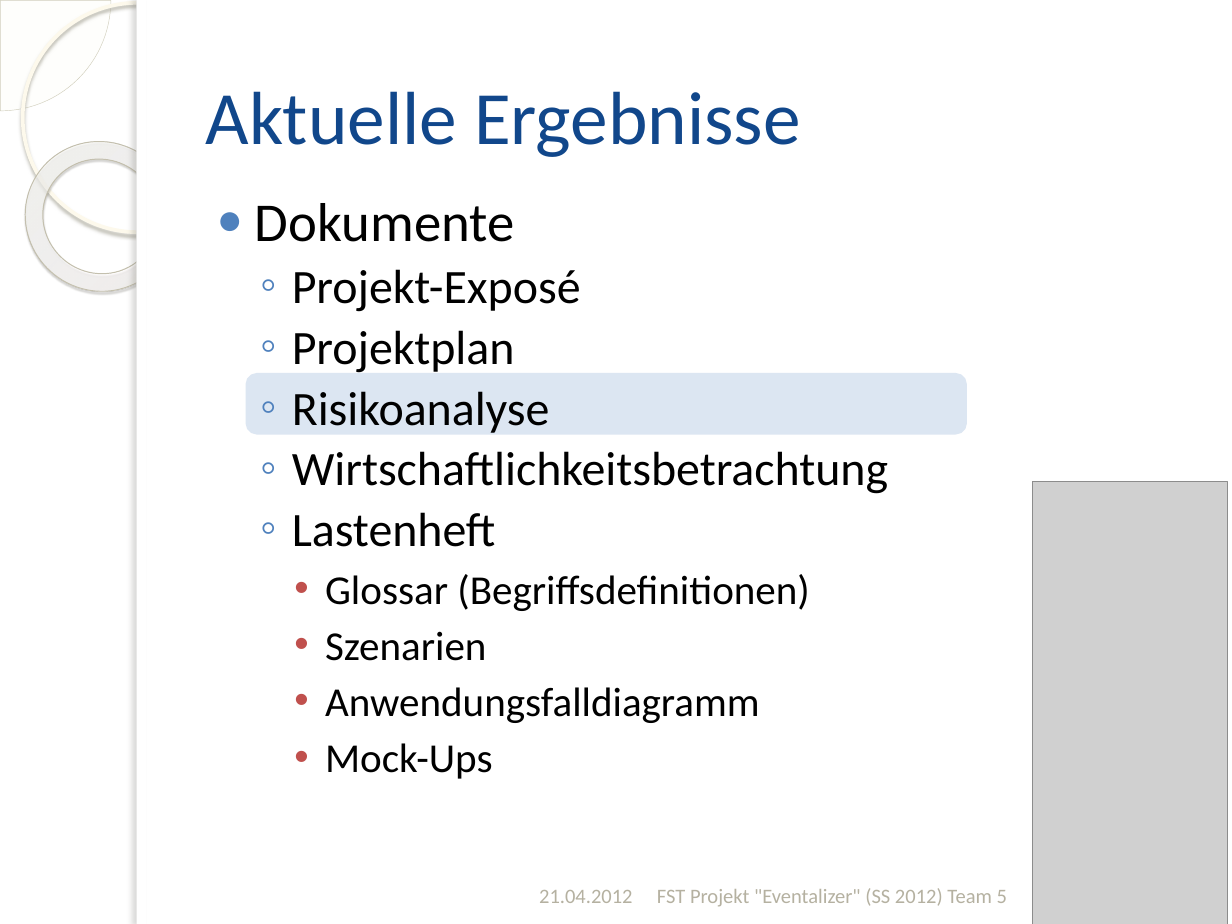
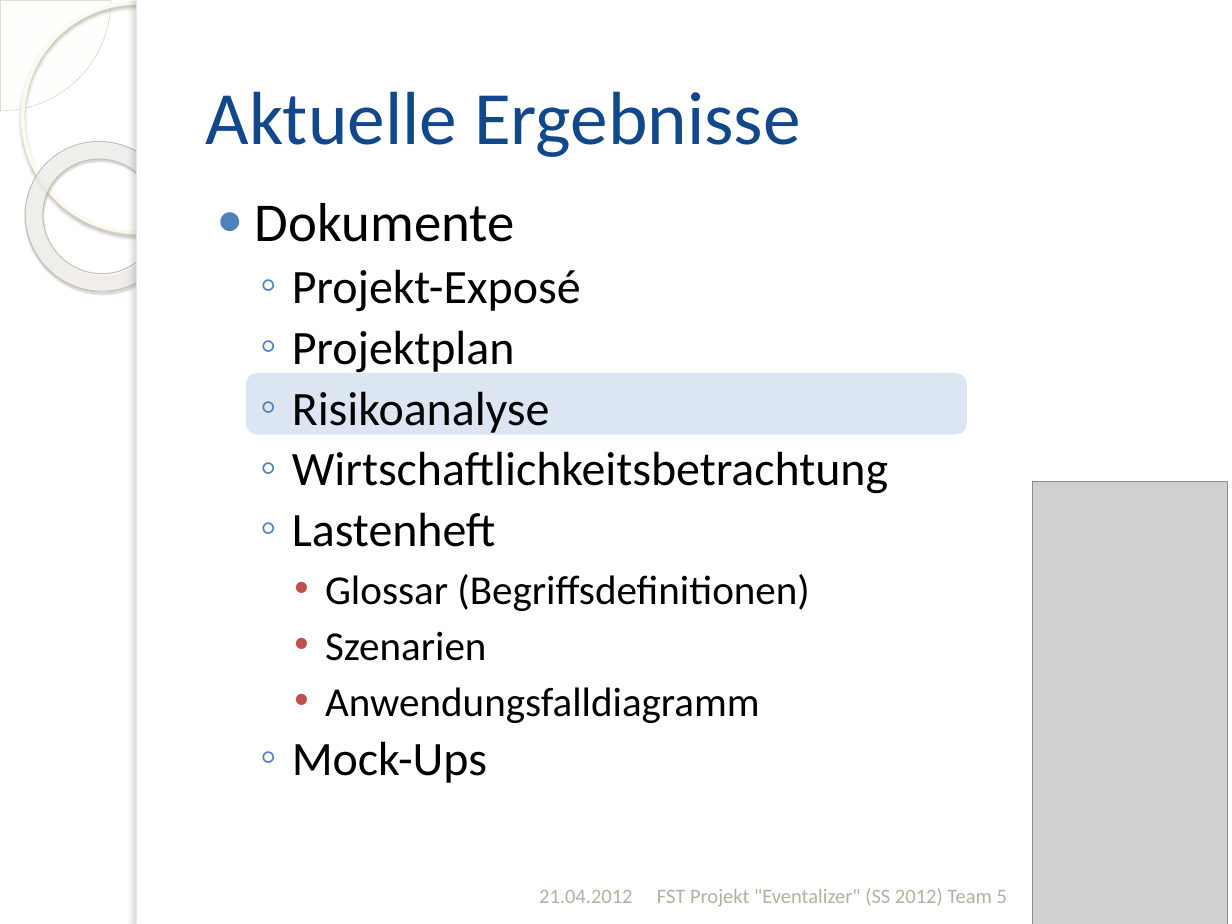
Before and after one commit to silkslostsoul/Eventalizer, a slide deck: slide 11 of Dokumente/Zwischenstand zum 2012-04-21_v2.pptx. Drawn at 1232x924 pixels with LibreOffice and Linux fonts; fonts in the diff are those of the drawing; grey boxes stand for pictures; background and template pictures are left out. Boxes give left, top, right and bottom in pixels: in the first picture for what was removed or moved away, otherwise in the second. Text is boxed around its words. In the diff, an @@ line names an element or a change of style, - is before the commit and + after.

```diff
--- a/Dokumente/Zwischenstand zum 2012-04-21_v2.pptx
+++ b/Dokumente/Zwischenstand zum 2012-04-21_v2.pptx
@@ text at bbox=[292, 741, 487, 783]: size 24 to 28 pt in "Mock-Ups"; bullet • to ◦; list level 3 to 2 in "Mock-Ups"; line spacing 28pt to 30pt; bullet colour #C0504D to #4F81BD @@
```
Also in this commit, not shown: 11 other slides changed, 1 slide added, 1 slide removed.
